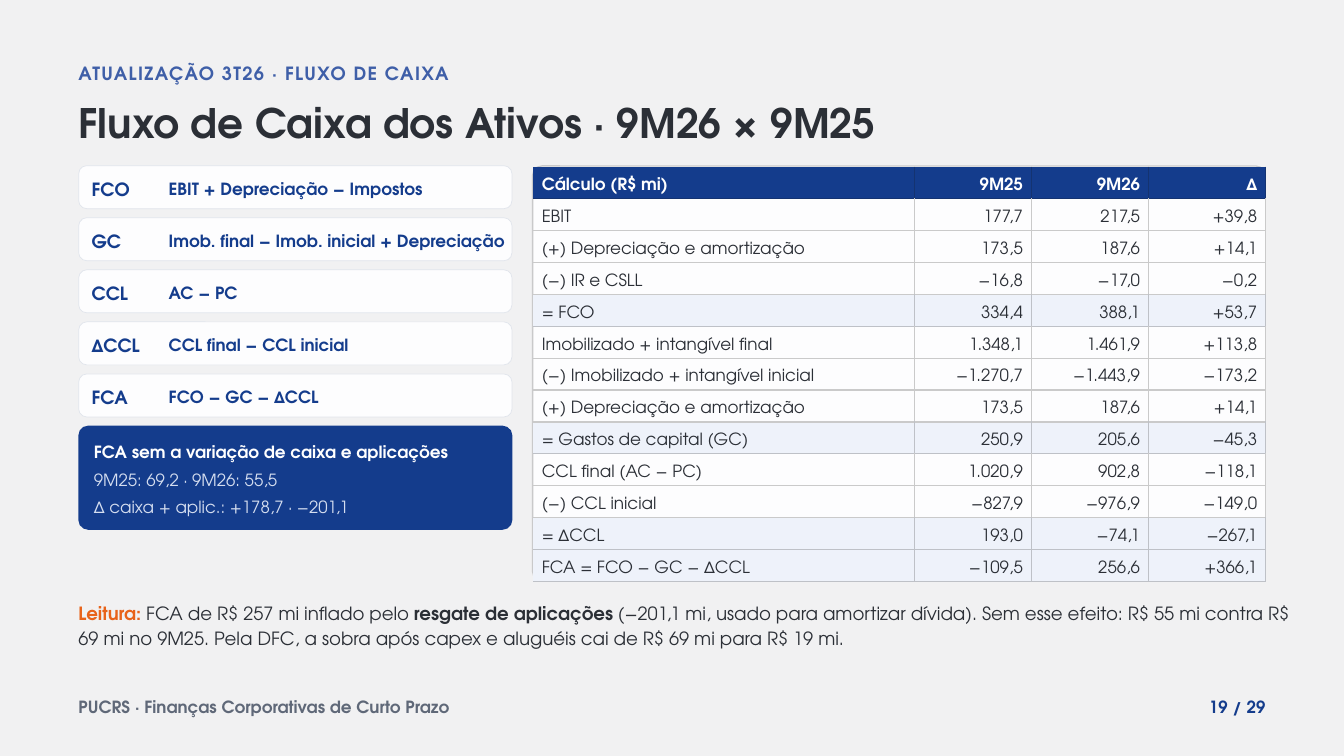
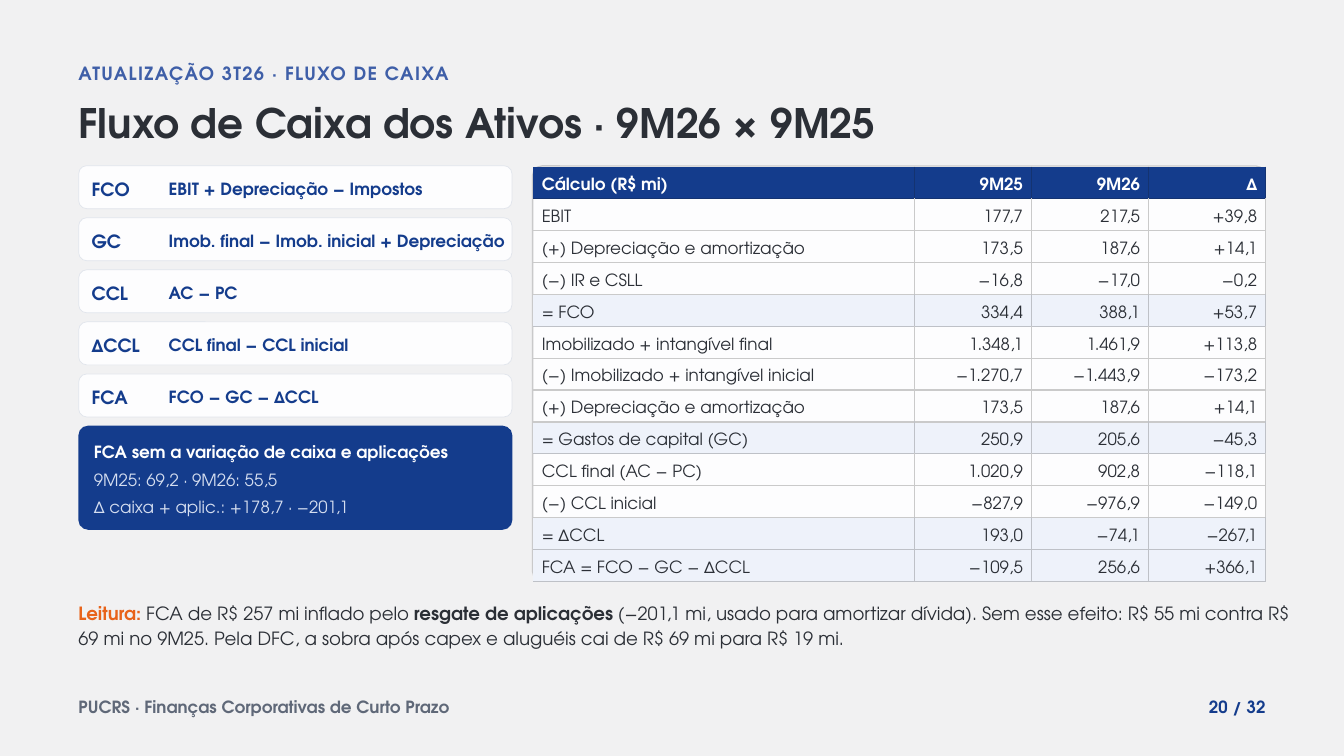
Before and after one commit to pedromartinilehn/DesenvolvimentoEconomico, a slide deck: slide 20 of farmacias/entrega2/Panvel_Entrega2_e_Diagnostico_de_Lojas.pptx (slide 19 before the commit). Drawn at 1344x756 pixels with LibreOffice and Linux fonts; fonts in the diff are those of the drawing. Boxes give left, top, right and bottom in pixels: in the first picture for what was removed or moved away, otherwise in the second. Text is boxed around its words. In the diff, an @@ line names an element or a change of style, - is before the commit and + after.

```diff
--- a/farmacias/entrega2/Panvel_Entrega2_e_Diagnostico_de_Lojas.pptx
+++ b/farmacias/entrega2/Panvel_Entrega2_e_Diagnostico_de_Lojas.pptx
@@ text at [1209, 700, 1266, 713]: text changed @@
-19 / 29
+20 / 32
```
Also in this commit, not shown: 28 other slides changed, 3 slides added, 3 other files.
